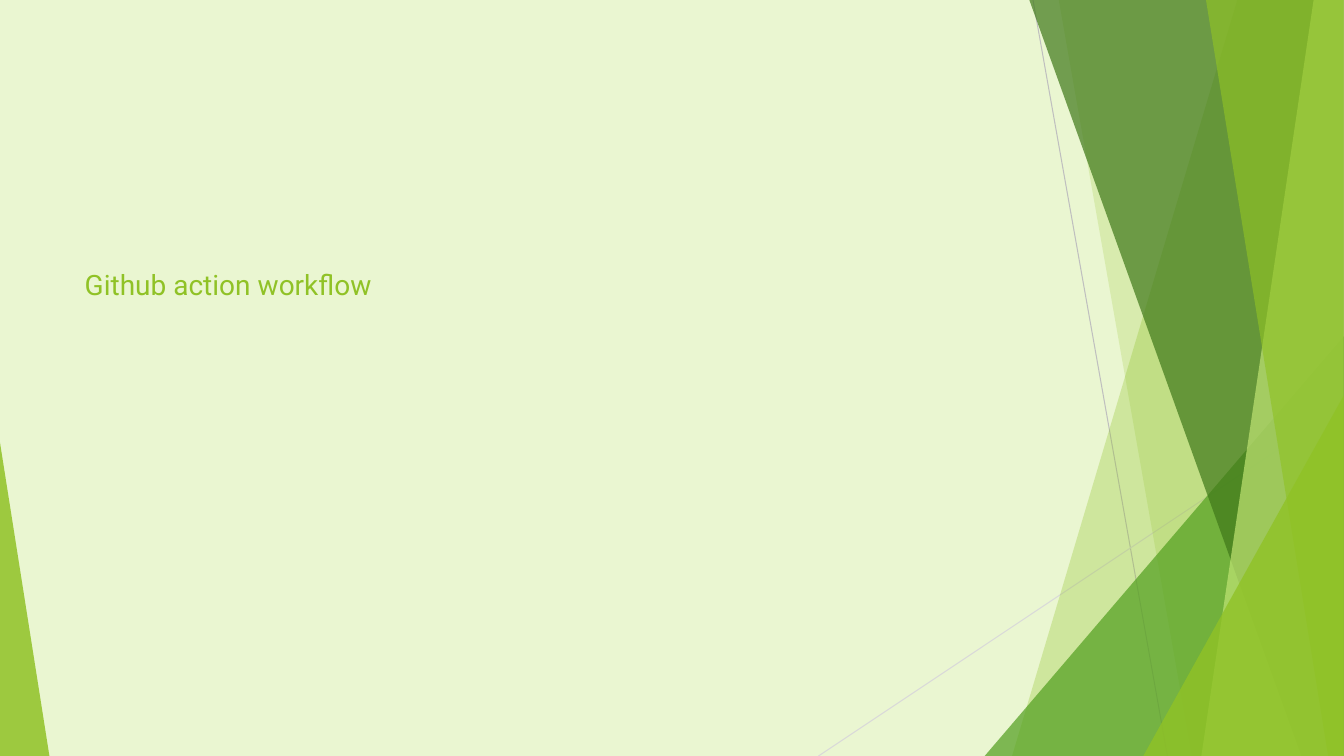
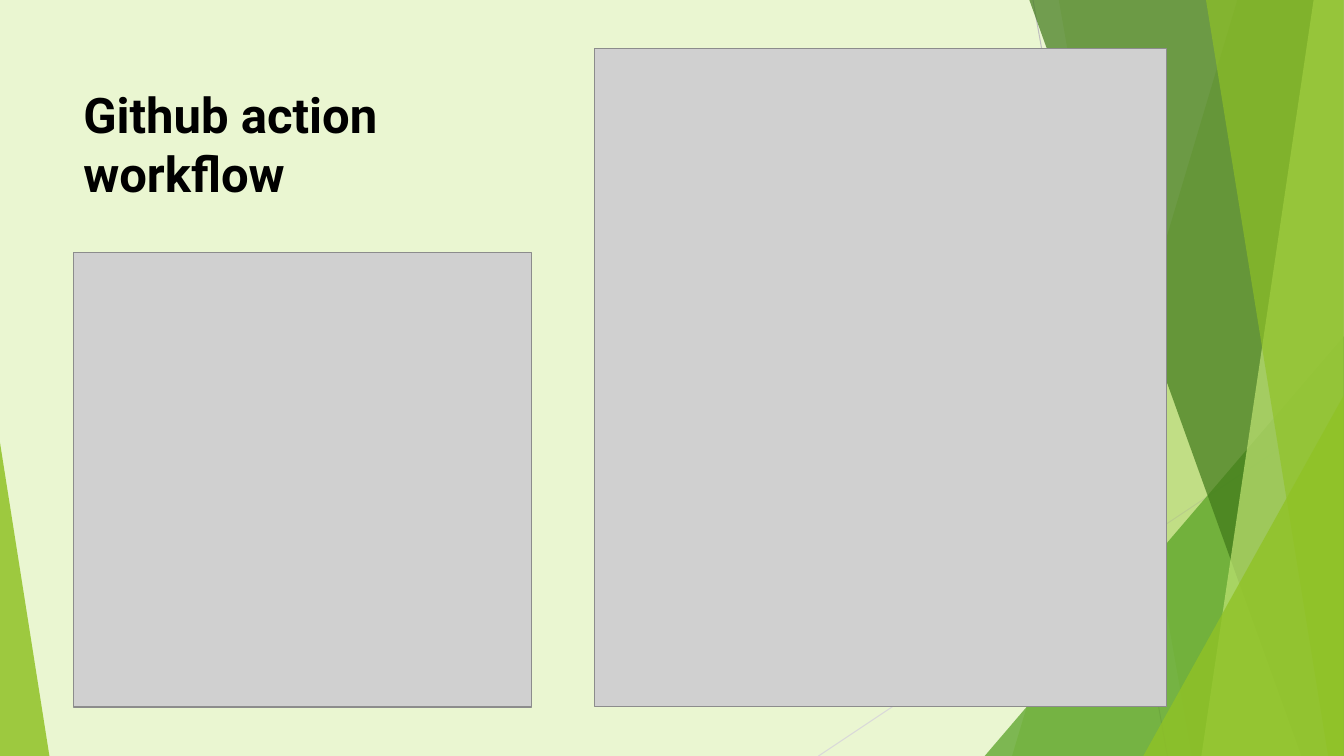
Before and after one commit to ksj-123/conduit, a slide deck: slide 3 of docs/Conduit_prez.pptx. Drawn at 1344x756 pixels with LibreOffice and Linux fonts; fonts in the diff are those of the drawing; grey boxes stand for pictures. Boxes give left, top, right and bottom in pixels: in the first picture for what was removed or moved away, otherwise in the second. Text is boxed around its words. In the diff, an @@ line names an element or a change of style, - is before the commit and + after.

Commit message:
ppt

```diff
--- a/docs/Conduit_prez.pptx
+++ b/docs/Conduit_prez.pptx
@@ picture added at [595, 49, 1167, 708] @@
@@ title "Github action workflow": place and size @@
-title "Github action workflow" at [85, 273, 372, 296]
+title "Github action workflow" at [83, 96, 377, 193]
@@ title "Github action workflow" at [83, 96, 377, 193]: size 20 to 35 pt, text colour #90C226 to #000000, bold on @@
@@ picture added at [74, 252, 531, 707] @@
```
